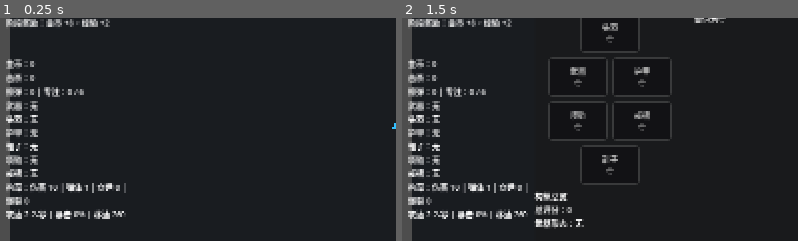
Above: before the commit, frames 1-2 (left to right).
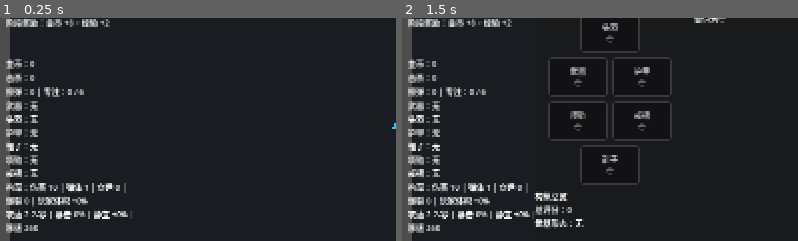
Above: after the commit, the same moments.

Repository: airisuzuki123/RogueLootPrototype
Game: Godot game, scene res://scenes/main.tscn
Same seed, same stepped clock (60 frames per second), same inputs: the game is played once before the commit and once after it.
Inputs (mouse positions are % of the whole screen's width and height, from its top left):
- Up to frame 1 (0.25 s): no input
- Up to frame 2 (1.5 s): tap Enter at 0.5, 0.6 s; move the mouse to (72, 45) at 0.52 s; hold D (move_right) 0.53-1.28 s; click (72, 45) at 0.67 s; move the mouse to (30, 55) at 1.27 s; hold S (move_down) from 1.28 s (still down); tap B at 1.35 s
The pictures show only the part of the screen within x 0-50%, y 26-76%; the shares and areas given below are measured in that part.

The runs differ from the first frame. In frame 1, 0.9% of the frame differs, in the area x 1-34%, y 80-97%; in frame 2, 0.9%.

Commit message:
新增玩家体积联动技能

Diff:
--- a/scripts/core/game_manager.gd
+++ b/scripts/core/game_manager.gd
@@ -524,7 +524,22 @@
 	{
 		"id": "multishot",
 		"title": "分裂射击",
-		"description": "每次攻击投射物 +1"
+		"description": "每次攻击投射物 +1，玩家体积更大，移动更慢"
+	},
+	{
+		"id": "mass_resonance",
+		"title": "体积共鸣",
+		"description": "投射物越大，伤害越高"
+	},
+	{
+		"id": "slow_resonance",
+		"title": "迟缓共鸣",
+		"description": "移动越慢，投射物伤害越高"
+	},
+	{
+		"id": "still_focus",
+		"title": "静立聚焦",
+		"description": "静止时逐步提高暴击率"
 	},
 	{
 		"id": "piercing_rounds",
@@ -545,16 +560,6 @@
 		"id": "clear_barrier",
 		"title": "清弹屏障",
 		"description": "立即清除敌弹，并获得短暂护盾"
-	},
-	{
-		"id": "pulse_nova",
-		"title": "脉冲新星",
-		"description": "立即释放一圈爆裂弹，并略微提升爆裂范围"
-	},
-	{
-		"id": "charged_volley",
-		"title": "充能连射",
-		"description": "立即向目标方向连射高亮弹，并提升少量伤害"
 	},
 	{
 		"id": "chain_spark",
@@ -1590,10 +1595,37 @@
 			"id": "shop_multishot_skill",
 			"title": "技能：分裂射击",
 			"category": "基础技能",
-			"description": "每次攻击投射物 +1，适合爆裂和暴击",
+			"description": "投射物 +1，玩家体积更大但移动更慢，适合体积和迟缓联动",
 			"cost": 22 + completed_stage * 3,
 			"reward_upgrade_id": "multishot",
 			"reward_upgrade_title": "分裂射击"
+		},
+		{
+			"id": "shop_mass_resonance_skill",
+			"title": "技能：体积共鸣",
+			"category": "基础技能",
+			"description": "投射物越大，伤害越高，适合分裂和重弹",
+			"cost": 22 + completed_stage * 3,
+			"reward_upgrade_id": "mass_resonance",
+			"reward_upgrade_title": "体积共鸣"
+		},
+		{
+			"id": "shop_slow_resonance_skill",
+			"title": "技能：迟缓共鸣",
+			"category": "基础技能",
+			"description": "移动越慢，投射物伤害越高，适合重火力站桩",
+			"cost": 22 + completed_stage * 3,
+			"reward_upgrade_id": "slow_resonance",
+			"reward_upgrade_title": "迟缓共鸣"
+		},
+		{
+			"id": "shop_still_focus_skill",
+			"title": "技能：静立聚焦",
+			"category": "基础技能",
+			"description": "静止时逐步提高暴击率，移动后衰减",
+			"cost": 20 + completed_stage * 3,
+			"reward_upgrade_id": "still_focus",
+			"reward_upgrade_title": "静立聚焦"
 		},
 		{
 			"id": "shop_pierce_skill",
@@ -1795,11 +1827,17 @@
 		"attack_speed":
 			return "本层射击间隔缩短 18%，购买后急速层数 %d" % next_stack
 		"multishot":
-			return "本层弹体 +1，购买后分裂层数 %d" % next_stack
+			return "本层弹体 +1、玩家体积 +18%、移速 -18，购买后分裂层数 %d" % next_stack
+		"mass_resonance":
+			return "购买后玩家体积越大，伤害收益越高"
+		"slow_resonance":
+			return "购买后移动速度越低，投射物伤害越高"
+		"still_focus":
+			return "购买后静止时暴击率逐步提高，移动后衰减"
 		"piercing_rounds":
 			return "本层穿透 +1，购买后穿透层数 %d" % next_stack
 		"blast_core":
-			return "本层爆裂范围 +36，购买后爆裂层数 %d" % next_stack
+			return "本层爆裂范围 +36、玩家体积 +10%，购买后爆裂层数 %d" % next_stack
 		"charged_volley":
 			return "立即连射 5 枚高亮弹，并永久伤害 +3"
 		"pulse_nova":
--- a/scripts/entities/player.gd
+++ b/scripts/entities/player.gd
@@ -13,6 +13,7 @@
 @export var knockback_recovery: float = 11.0
 
 var health: int
+var base_move_speed: float = 260.0
 var graze_shield: int = 0
 var graze_shield_timer: float = 0.0
 var movement_bounds: Rect2 = Rect2()
@@ -41,6 +42,10 @@
 var upgrade_projectile_count_bonus: int = 0
 var upgrade_pierce_bonus: int = 0
 var upgrade_explosion_radius_bonus: float = 0.0
+var upgrade_player_size_bonus: float = 0.0
+var mass_resonance_stacks: int = 0
+var slow_resonance_stacks: int = 0
+var still_focus_stacks: int = 0
 var chain_spark_stacks: int = 0
 var orbit_blade_stacks: int = 0
 var overload_burst_stacks: int = 0
@@ -53,12 +58,15 @@
 var close_slash_cooldown: float = 0.0
 var pulse_field_cooldown: float = 0.0
 var channel_beam_tick_timer: float = 0.0
+var stationary_focus_time: float = 0.0
+var last_stationary_focus_tier: int = 0
 var upgrade_stacks := {}
 @onready var visual: Polygon2D = $Visual
 @onready var hit_core: Polygon2D = $HitCore
 
 func _ready() -> void:
 	health = max_health
+	base_move_speed = move_speed
 	base_fire_interval = fire_interval
 	sync_health_state()
 
@@ -70,6 +78,8 @@
 	_update_close_range_skills(delta)
 	_update_channel_skill(delta)
 	var direction := Input.get_vector("move_left", "move_right", "move_up", "move_down")
+	_update_motion_focus(delta, direction)
+	_update_player_body_scale()
 	velocity = direction * move_speed + knockback_velocity
 	move_and_slide()
 	knockback_velocity = knockback_velocity.move_toward(Vector2.ZERO, knockback_recovery * knockback_velocity.length() * delta)
@@ -165,13 +175,26 @@
 		"multishot":
 			upgrade_projectile_count_bonus += 1
 			projectile_count += 1
-			result["skill_text"] = "投射物 +1"
+			upgrade_player_size_bonus += 0.18
+			move_speed = maxf(140.0, move_speed - 18.0)
+			result["skill_text"] = "投射物 +1，玩家体积 +18%，移速 -18"
+		"mass_resonance":
+			mass_resonance_stacks += 1
+			result["skill_text"] = "玩家越大伤害越高 x%d" % mass_resonance_stacks
+		"slow_resonance":
+			slow_resonance_stacks += 1
+			result["skill_text"] = "移动越慢伤害越高 x%d" % slow_resonance_stacks
+		"still_focus":
+			still_focus_stacks += 1
+			result["skill_text"] = "静止时暴击更高 x%d" % still_focus_stacks
 		"piercing_rounds":
 			upgrade_pierce_bonus += 1
 			result["skill_text"] = "穿透 +1"
 		"blast_core":
 			upgrade_explosion_radius_bonus += 36.0
+			upgrade_player_size_bonus += 0.10
 			result["explosion_radius"] = 36
+			result["skill_text"] = "爆裂 +36，玩家体积 +10%"
 		"graze_barrier":
 			apply_graze_shield(22, 4.0)
 			result["shield"] = 22
@@ -205,8 +228,9 @@
 			heavy_shot_stacks += 1
 			upgrade_damage_bonus += 2
 			projectile_damage += 2
+			upgrade_player_size_bonus += 0.06
 			result["damage_bonus"] = 2
-			result["skill_text"] = "重弹强化 x%d" % heavy_shot_stacks
+			result["skill_text"] = "重弹强化 x%d，玩家体积 +6%" % heavy_shot_stacks
 		"close_slash":
 			close_slash_stacks += 1
 			result["skill_text"] = "刀环强化 x%d" % close_slash_stacks
@@ -289,8 +313,9 @@
 	if bounds.size.x <= 0.0 or bounds.size.y <= 0.0:
 		var viewport_rect := get_viewport_rect()
 		bounds = Rect2(Vector2.ZERO, viewport_rect.size)
-	global_position.x = clampf(global_position.x, bounds.position.x + screen_margin, bounds.end.x - screen_margin)
-	global_position.y = clampf(global_position.y, bounds.position.y + screen_margin, bounds.end.y - screen_margin)
+	var body_margin := screen_margin + maxf(0.0, (scale.x - 1.0) * 18.0)
+	global_position.x = clampf(global_position.x, bounds.position.x + body_margin, bounds.end.x - body_margin)
+	global_position.y = clampf(global_position.y, bounds.position.y + body_margin, bounds.end.y - body_margin)
 
 func _apply_equipment_stats(equipment: Dictionary) -> void:
 	if str(equipment.get("slot", "weapon")) == "weapon":
@@ -359,18 +384,53 @@
 func _get_base_projectile_damage() -> int:
 	return max(1, int(round(float(projectile_damage + equipment_damage_bonus) * equipment_damage_multiplier)))
 
+func _get_flow_damage_multiplier(include_stationary_bonus: bool = false) -> float:
+	var size_bonus := maxf(0.0, upgrade_player_size_bonus)
+	var size_multiplier := 1.0 + size_bonus * (0.35 + float(mass_resonance_stacks) * 0.08)
+	var slow_ratio := 0.0
+	if base_move_speed > 0.0:
+		slow_ratio = clampf((base_move_speed - move_speed) / base_move_speed, 0.0, 0.45)
+	var slow_multiplier := 1.0 + slow_ratio * (0.85 + float(slow_resonance_stacks) * 0.10)
+	var stationary_multiplier := 1.0
+	if include_stationary_bonus:
+		stationary_multiplier += float(_get_stationary_focus_tier()) * 0.04
+	return size_multiplier * slow_multiplier * stationary_multiplier
+
+func _get_player_size_multiplier() -> float:
+	var size_bonus := maxf(0.0, upgrade_player_size_bonus)
+	var slow_ratio := 0.0
+	if base_move_speed > 0.0:
+		slow_ratio = clampf((base_move_speed - move_speed) / base_move_speed, 0.0, 0.45)
+	var size_multiplier := 1.0 + size_bonus * 0.9 + slow_ratio * 0.65
+	size_multiplier += float(mass_resonance_stacks) * 0.03
+	return clampf(size_multiplier, 0.85, 1.8)
+
+func _get_stationary_focus_tier() -> int:
+	var focus_interval := maxf(0.45, 0.70 - float(still_focus_stacks) * 0.04)
+	return clampi(int(floor(stationary_focus_time / focus_interval)), 0, 4)
+
+func _get_stationary_crit_bonus() -> int:
+	var tier := _get_stationary_focus_tier()
+	if tier <= 0:
+		return 0
+	return tier * (4 + still_focus_stacks * 2)
+
 func _get_total_projectile_count() -> int:
 	return maxi(1, projectile_count + equipment_projectile_count_bonus + affix_projectile_count_bonus)
 
 func _get_total_pierce() -> int:
 	return equipment_pierce_bonus + affix_pierce_bonus + upgrade_pierce_bonus
 
-func _roll_projectile_damage() -> int:
-	var damage := _get_base_projectile_damage()
-	var critical_chance := clampf(float(equipment_critical_chance_bonus) / 100.0, 0.0, 0.75)
-	if randf() < critical_chance:
-		return damage * 2
-	return damage
+func _roll_projectile_damage() -> Dictionary:
+	var damage := maxi(1, int(round(float(_get_base_projectile_damage()) * _get_flow_damage_multiplier())))
+	var critical_chance := clampf(float(equipment_critical_chance_bonus + _get_stationary_crit_bonus()) / 100.0, 0.0, 0.82)
+	var is_critical := randf() < critical_chance
+	if is_critical:
+		damage *= 2
+	return {
+		"damage": damage,
+		"is_critical": is_critical
+	}
 
 func _get_total_explosion_radius() -> float:
 	return equipment_explosion_radius + affix_explosion_radius_bonus + upgrade_explosion_radius_bonus
@@ -426,8 +486,9 @@
 	var projectile := PROJECTILE_SCENE.instantiate()
 	projectile.global_position = global_position
 	projectile.direction = direction.normalized()
-	projectile.damage = maxi(1, int(round(float(_roll_projectile_damage()) * damage_multiplier)))
-	projectile.is_critical = projectile.damage > int(round(float(_get_base_projectile_damage()) * damage_multiplier))
+	var damage_roll := _roll_projectile_damage()
+	projectile.damage = maxi(1, int(round(float(damage_roll.get("damage", 1)) * damage_multiplier)))
+	projectile.is_critical = bool(damage_roll.get("is_critical", false))
 	projectile.pierce_remaining = _get_total_pierce()
 	projectile.explosion_radius = _get_total_explosion_radius()
 	if extra_tags.has("overload") and projectile.explosion_radius <= 0.0:
@@ -508,9 +569,26 @@
 	channel_beam_tick_timer = maxf(0.12, 0.32 - float(channel_beam_stacks) * 0.025)
 	_fire_channel_beam_tick()
 
+func _update_motion_focus(delta: float, input_direction: Vector2) -> void:
+	var old_tier := _get_stationary_focus_tier()
+	var is_moving := input_direction.length_squared() > 0.01 or knockback_velocity.length_squared() > 100.0
+	if is_moving:
+		stationary_focus_time = maxf(0.0, stationary_focus_time - delta * 1.65)
+	else:
+		var build_rate := 1.0 + float(still_focus_stacks) * 0.18
+		stationary_focus_time = minf(3.2, stationary_focus_time + delta * build_rate)
+	var new_tier := _get_stationary_focus_tier()
+	if new_tier != old_tier or new_tier != last_stationary_focus_tier:
+		last_stationary_focus_tier = new_tier
+		_emit_build_summary()
+
+func _update_player_body_scale() -> void:
+	scale = Vector2.ONE * _get_player_size_multiplier()
+
 func _fire_close_slash() -> void:
-	var radius := 72.0 + float(close_slash_stacks) * 13.0
-	var damage := maxi(1, int(round(float(_get_base_projectile_damage()) * (0.50 + float(close_slash_stacks) * 0.10))))
+	var stationary_tier := _get_stationary_focus_tier()
+	var radius := 72.0 + float(close_slash_stacks) * 13.0 + float(stationary_tier) * 6.0
+	var damage := maxi(1, int(round(float(_get_base_projectile_damage()) * (0.50 + float(close_slash_stacks) * 0.10) * _get_flow_damage_multiplier(true))))
 	var hit_count := 0
 	for enemy_node in get_tree().get_nodes_in_group("enemies"):
 		var enemy := enemy_node as Node2D
@@ -541,8 +619,9 @@
 		CombatFeedback.show_line(world, start, end, Color(0.86, 1.0, 0.58, 0.72), 3.0 + float(close_slash_stacks) * 0.22, 0.16)
 
 func _fire_pulse_field() -> void:
-	var radius := 96.0 + float(pulse_field_stacks) * 14.0
-	var damage := maxi(1, int(round(float(_get_base_projectile_damage()) * (0.38 + float(pulse_field_stacks) * 0.06))))
+	var stationary_tier := _get_stationary_focus_tier()
+	var radius := 96.0 + float(pulse_field_stacks) * 14.0 + float(stationary_tier) * 8.0
+	var damage := maxi(1, int(round(float(_get_base_projectile_damage()) * (0.38 + float(pulse_field_stacks) * 0.06) * _get_flow_damage_multiplier(true))))
 	var hit_count := 0
 	for enemy_node in get_tree().get_nodes_in_group("enemies"):
 		var enemy := enemy_node as Node2D
@@ -579,11 +658,12 @@
 	var target := _find_nearest_enemy()
 	if target == null:
 		return
-	var max_range := 330.0 + float(channel_beam_stacks) * 28.0
+	var stationary_tier := _get_stationary_focus_tier()
+	var max_range := 330.0 + float(channel_beam_stacks) * 28.0 + float(stationary_tier) * 18.0
 	var distance := global_position.distance_to(target.global_position)
 	if distance > max_range:
 		return
-	var damage := maxi(1, int(round(float(_get_base_projectile_damage()) * (0.24 + float(channel_beam_stacks) * 0.045))))
+	var damage := maxi(1, int(round(float(_get_base_projectile_damage()) * (0.24 + float(channel_beam_stacks) * 0.045) * _get_flow_damage_multiplier(true))))
 	if target.has_method("take_damage"):
 		var knockback := global_position.direction_to(target.global_position) * 36.0
 		target.take_damage(damage, knockback)
@@ -617,15 +697,22 @@
 		"projectiles": _get_total_projectile_count(),
 		"pierce": _get_total_pierce(),
 		"explosion_radius": int(round(_get_total_explosion_radius())),
+		"player_size_bonus": int(round((_get_player_size_multiplier() - 1.0) * 100.0)),
+		"stationary_focus_tier": _get_stationary_focus_tier(),
+		"stationary_critical_bonus": _get_stationary_crit_bonus(),
 		"attack_interval": fire_interval,
 		"move_speed": int(round(move_speed)),
-		"critical_chance": equipment_critical_chance_bonus,
+		"critical_chance": equipment_critical_chance_bonus + _get_stationary_crit_bonus(),
 		"shield": graze_shield,
 		"upgrade_damage_bonus": upgrade_damage_bonus,
 		"upgrade_attack_speed_stacks": upgrade_attack_speed_stacks,
 		"upgrade_projectile_count_bonus": upgrade_projectile_count_bonus,
 		"upgrade_pierce_bonus": upgrade_pierce_bonus,
 		"upgrade_explosion_radius_bonus": int(round(upgrade_explosion_radius_bonus)),
+		"upgrade_player_size_bonus": int(round(upgrade_player_size_bonus * 100.0)),
+		"mass_resonance_stacks": mass_resonance_stacks,
+		"slow_resonance_stacks": slow_resonance_stacks,
+		"still_focus_stacks": still_focus_stacks,
 		"chain_spark_stacks": chain_spark_stacks,
 		"orbit_blade_stacks": orbit_blade_stacks,
 		"overload_burst_stacks": overload_burst_stacks,
--- a/scripts/ui/hud.gd
+++ b/scripts/ui/hud.gd
@@ -458,16 +458,20 @@
 		return
 	var attack_interval := float(summary.get("attack_interval", 0.0))
 	var attacks_per_second := 0.0 if attack_interval <= 0.0 else 1.0 / attack_interval
+	var player_size_bonus := int(summary.get("player_size_bonus", 0))
+	var stationary_critical_bonus := int(summary.get("stationary_critical_bonus", 0))
 	var lines: Array[String] = []
-	lines.append("构筑：伤害 %d | 弹体 %d | 穿透 %d | 爆裂 %d" % [
+	lines.append("构筑：伤害 %d | 弹体 %d | 穿透 %d | 爆裂 %d | 玩家体积 +%d%%" % [
 		int(summary.get("damage", 0)),
 		int(summary.get("projectiles", 0)),
 		int(summary.get("pierce", 0)),
-		int(summary.get("explosion_radius", 0))
+		int(summary.get("explosion_radius", 0)),
+		player_size_bonus
 	])
-	lines.append("攻速 %.1f/秒 | 暴击 %d%% | 移速 %d" % [
+	lines.append("攻速 %.1f/秒 | 暴击 %d%% | 静立 +%d%% | 移速 %d" % [
 		attacks_per_second,
 		int(summary.get("critical_chance", 0)),
+		stationary_critical_bonus,
 		int(summary.get("move_speed", 0))
 	])
 	var skill_parts := _format_skill_stack_parts(summary)
@@ -1161,6 +1165,9 @@
 	var projectile_bonus := int(summary.get("upgrade_projectile_count_bonus", 0))
 	var pierce_bonus := int(summary.get("upgrade_pierce_bonus", 0))
 	var explosion_bonus := int(summary.get("upgrade_explosion_radius_bonus", 0))
+	var mass_stacks := int(summary.get("mass_resonance_stacks", 0))
+	var slow_stacks := int(summary.get("slow_resonance_stacks", 0))
+	var still_stacks := int(summary.get("still_focus_stacks", 0))
 	var chain_stacks := int(summary.get("chain_spark_stacks", 0))
 	var orbit_stacks := int(summary.get("orbit_blade_stacks", 0))
 	var overload_stacks := int(summary.get("overload_burst_stacks", 0))
@@ -1179,6 +1186,12 @@
 		parts.append("穿透 +%d" % pierce_bonus)
 	if explosion_bonus > 0:
 		parts.append("爆裂 +%d" % explosion_bonus)
+	if mass_stacks > 0:
+		parts.append("体积共鸣 x%d" % mass_stacks)
+	if slow_stacks > 0:
+		parts.append("迟缓共鸣 x%d" % slow_stacks)
+	if still_stacks > 0:
+		parts.append("静立 x%d" % still_stacks)
 	if int(upgrade_stacks.get("graze_barrier", 0)) > 0:
 		parts.append("折光 x%d" % int(upgrade_stacks.get("graze_barrier", 0)))
 	if int(upgrade_stacks.get("clear_barrier", 0)) > 0:
Not shown, changed: README.md
Not shown, changed: docs/design.md
Not shown, changed: docs/stage-plan.md
